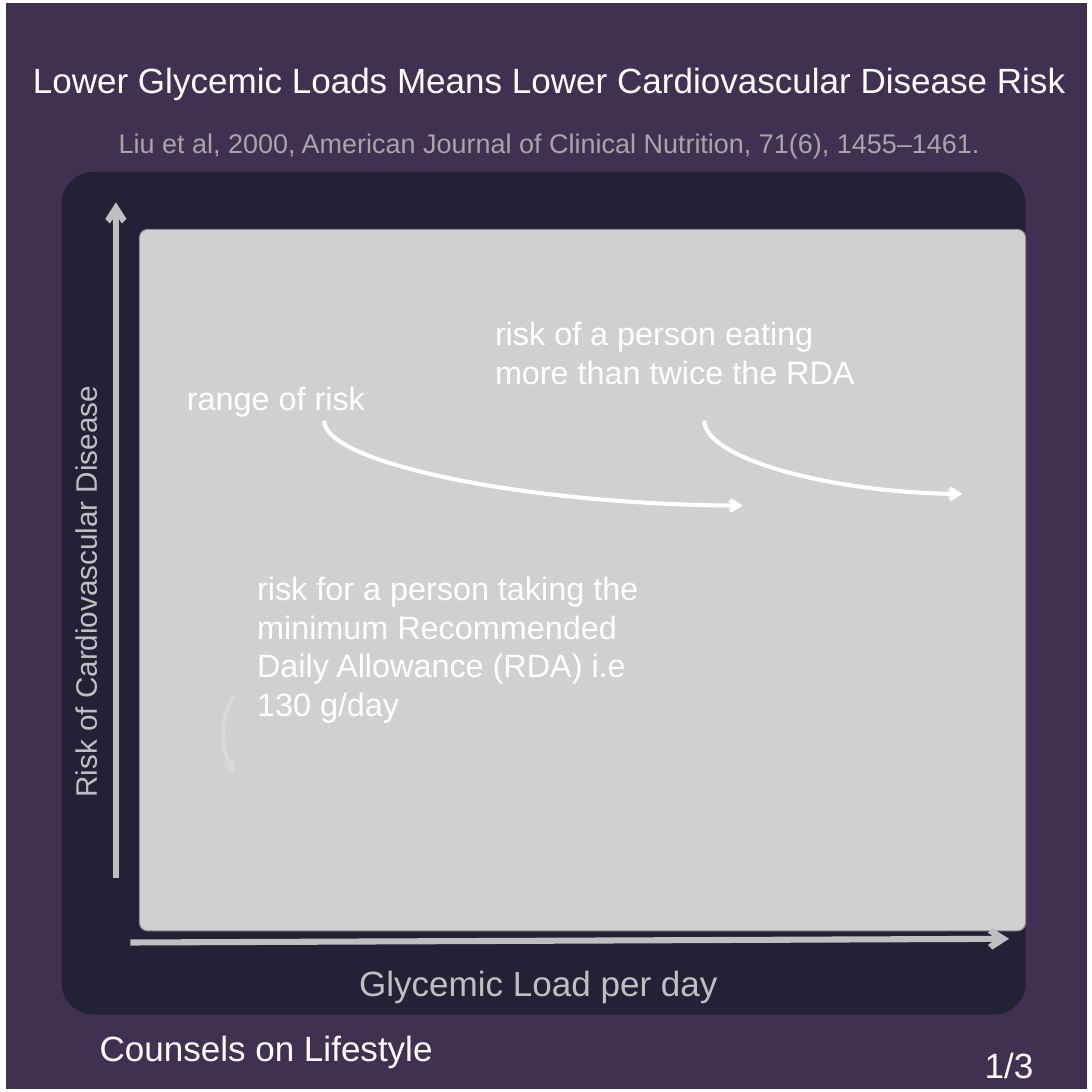
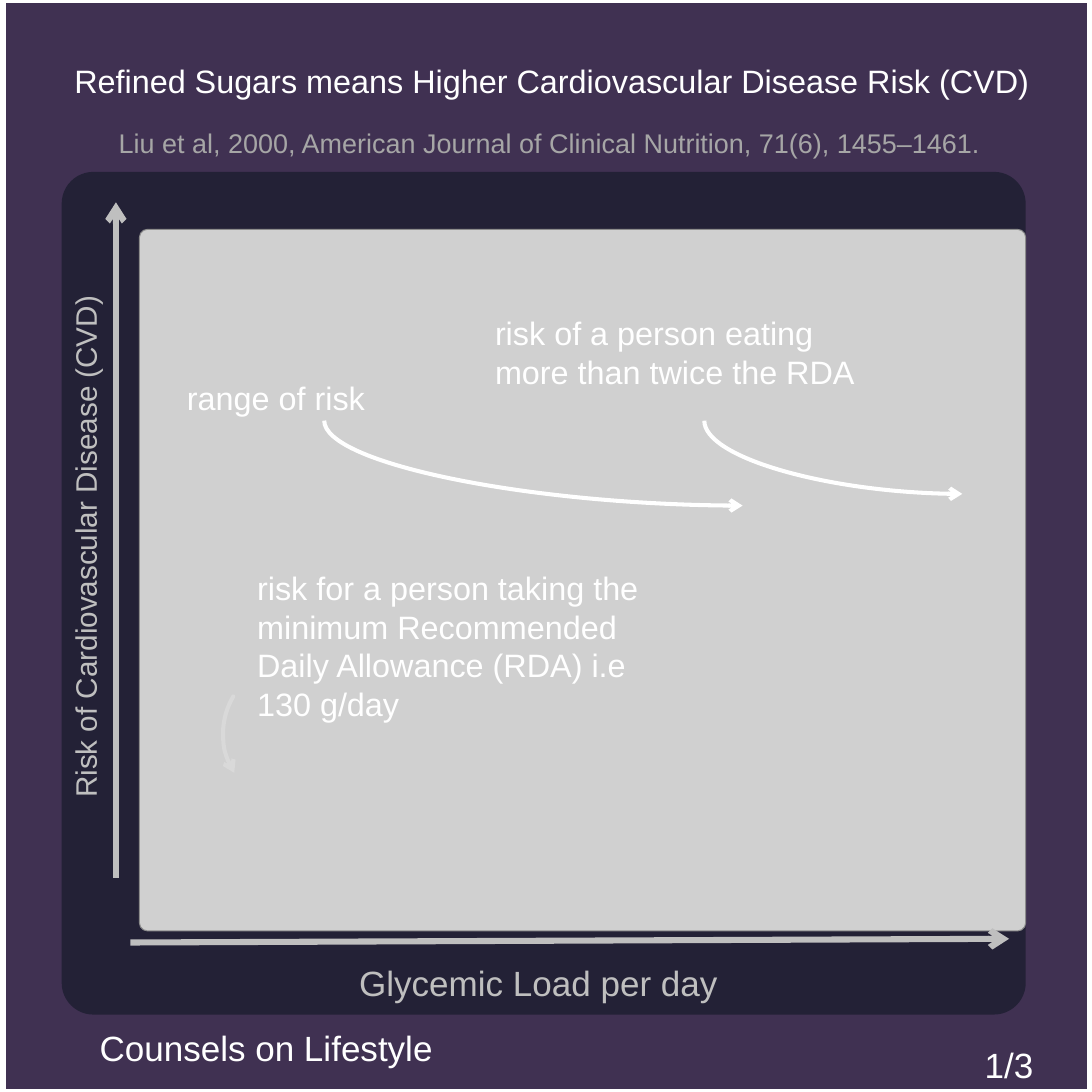
Before and after one commit to msimbao/counselsonlifestyle, a slide deck: slide 1 of posts/1/slides.pptx. Drawn at 1092x1092 pixels with LibreOffice and Linux fonts; fonts in the diff are those of the drawing; grey boxes stand for pictures. Boxes give left, top, right and bottom in pixels: in the first picture for what was removed or moved away, otherwise in the second. Text is boxed around its words. In the diff, an @@ line names an element or a change of style, - is before the commit and + after.

```diff
--- a/posts/1/slides.pptx
+++ b/posts/1/slides.pptx
@@ text at (x1=74, y1=69, x2=1029, y2=100): text changed; size 26 to 24 pt @@
-Lower Glycemic Loads Means Lower Cardiovascular Disease Risk
+Refined Sugars means Higher Cardiovascular Disease Risk (CVD)
@@ text at (x1=70, y1=304, x2=103, y2=795): text changed @@
-Risk of Cardiovascular Disease
+Risk of Cardiovascular Disease (CVD)
```
Also in this commit, not shown: 2 other slides changed, 27 other files.
